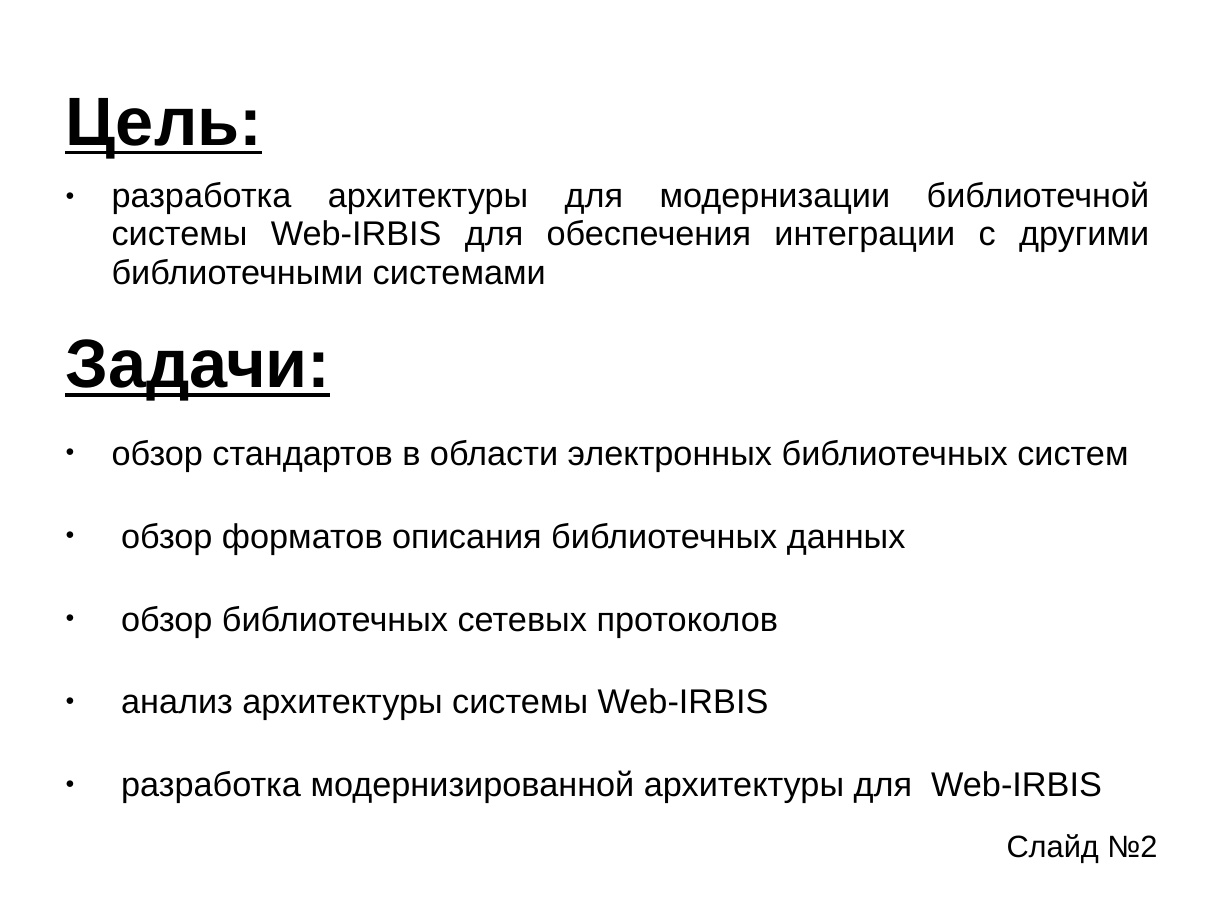
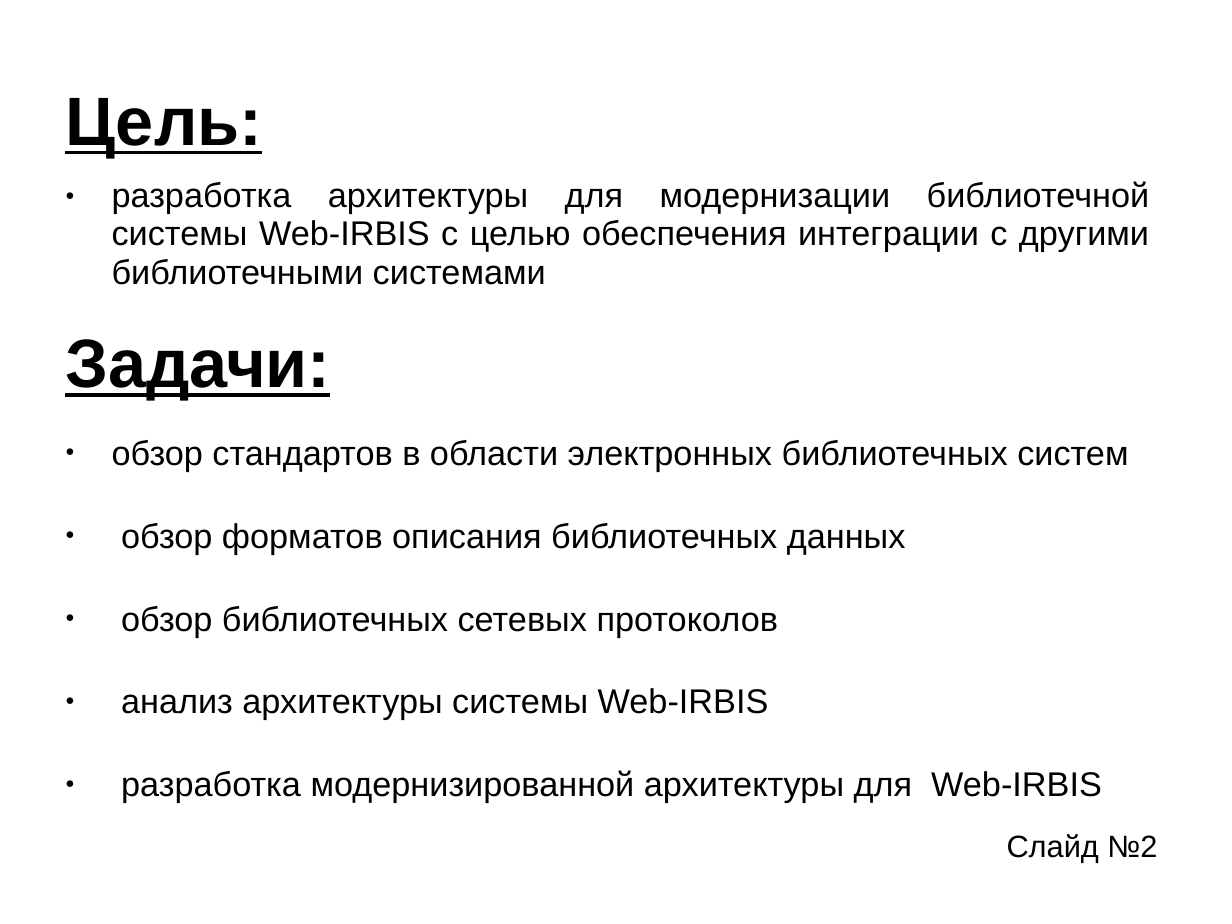
Before and after one commit to aeremenok/a-team-777, a slide deck: slide 2 of diploma/ssv/ssv-presentation.ppt. Drawn at 1232x924 pixels with LibreOffice and Linux fonts; fonts in the diff are those of the drawing. Boxes give left, top, right and bottom in pixels: in the first picture for what was removed or moved away, otherwise in the second. Text is boxed around its words. In the diff, an @@ line names an element or a change of style, - is before the commit and + after.

```diff
--- a/diploma/ssv/ssv-presentation.ppt
+++ b/diploma/ssv/ssv-presentation.ppt
@@ text at (112, 181, 1150, 285): text changed @@
-● разработка архитектуры для модернизации библиотечной системы Web-IRBIS для обеспечения интеграции с другими библиотечными системами
+● разработка архитектуры для модернизации библиотечной системы Web-IRBIS с целью обеспечения интеграции с другими библиотечными системами
```
Also in this commit, not shown: 1 other file.
